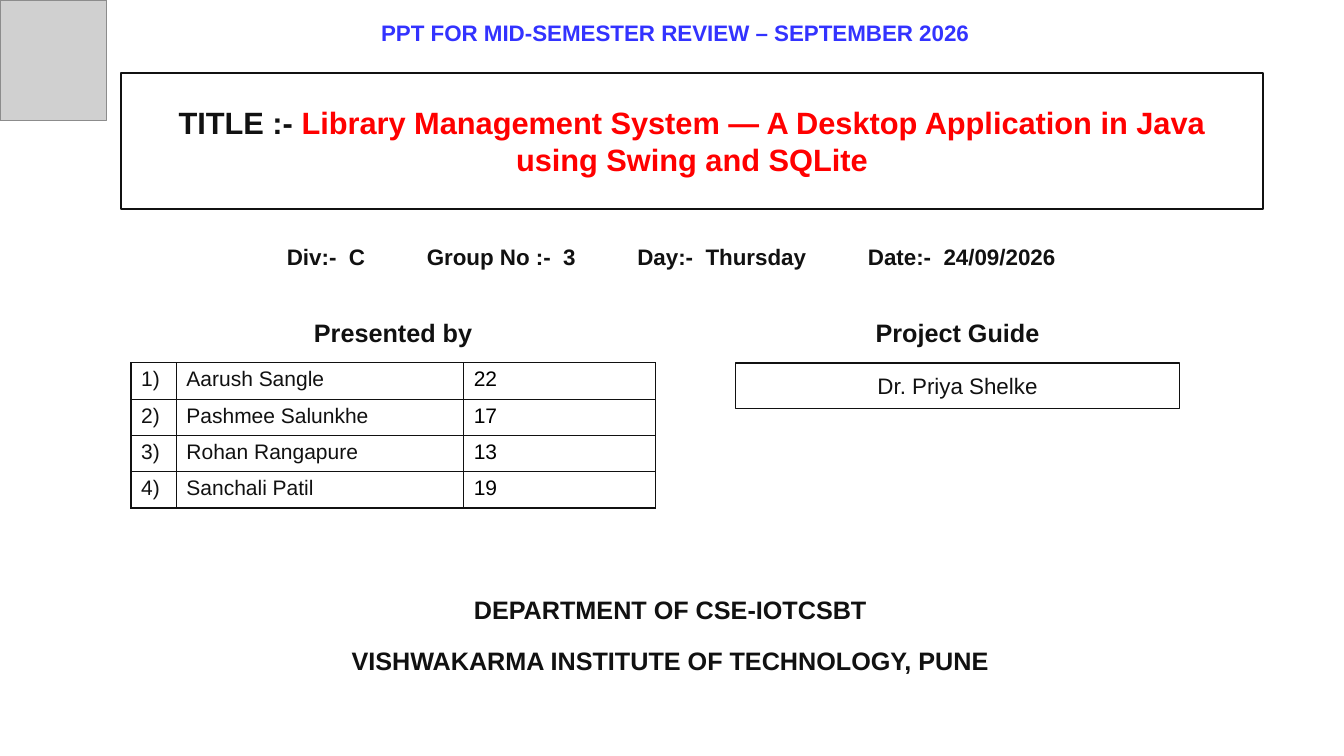
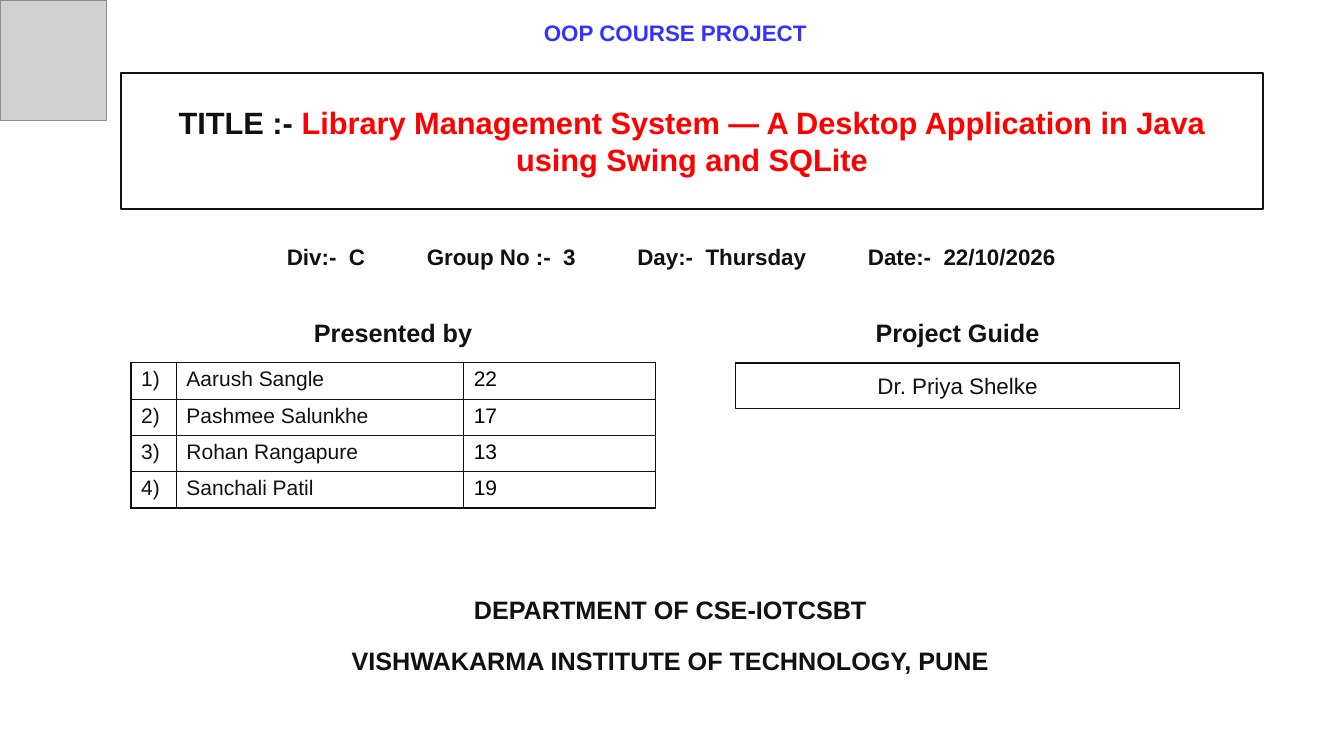
Before and after one commit to pashmees2007-afk/java-library-management, a slide deck: slide 1 of Library_Management_System.pptx. Drawn at 1344x756 pixels with LibreOffice and Linux fonts; fonts in the diff are those of the drawing; grey boxes stand for pictures. Boxes give left, top, right and bottom in pixels: in the first picture for what was removed or moved away, otherwise in the second. Text is boxed around its words. In the diff, an @@ line names an element or a change of style, - is before the commit and + after.

```diff
--- a/Library_Management_System.pptx
+++ b/Library_Management_System.pptx
@@ text at box(544, 25, 806, 42): text changed @@
-PPT FOR MID-SEMESTER REVIEW – SEPTEMBER 2026
+OOP COURSE PROJECT
@@ text at box(287, 248, 1056, 270): text changed @@
-Div:- C Group No :- 3 Day:- Thursday Date:- 24/09/2026
+Div:- C Group No :- 3 Day:- Thursday Date:- 22/10/2026
```
